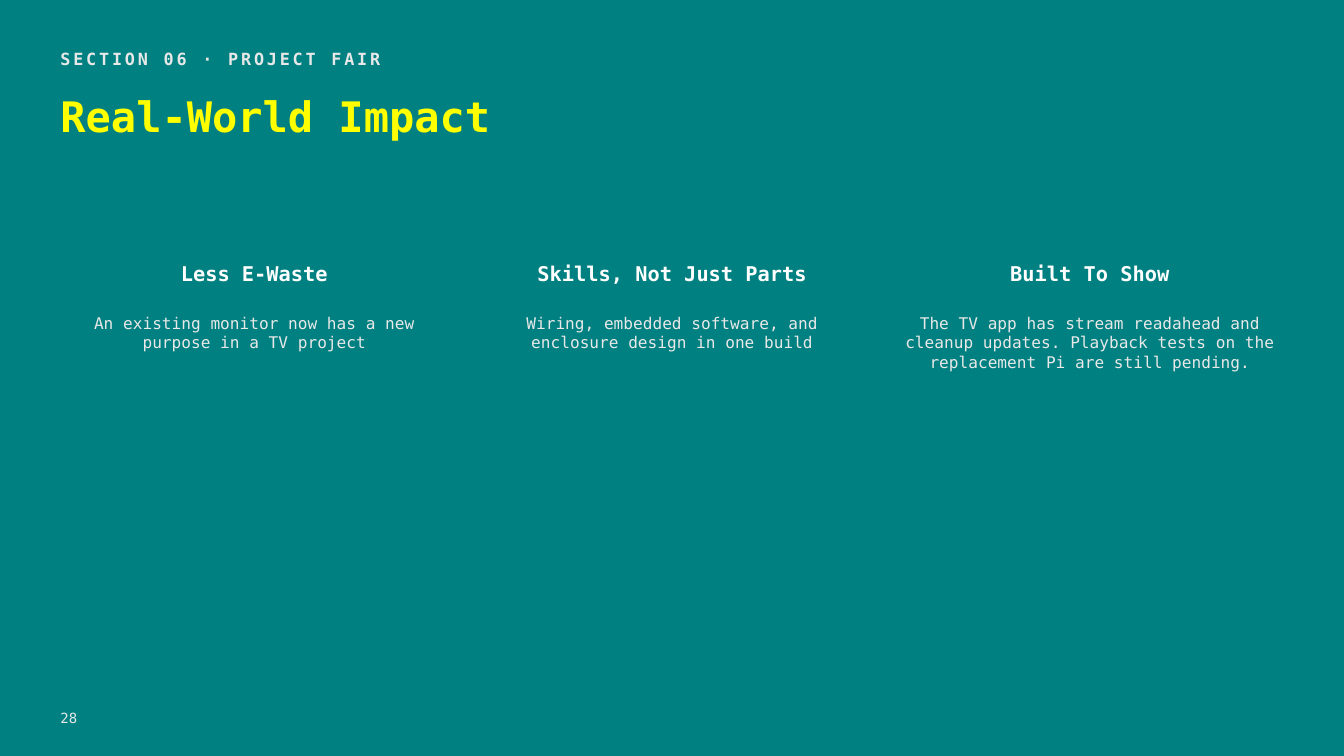
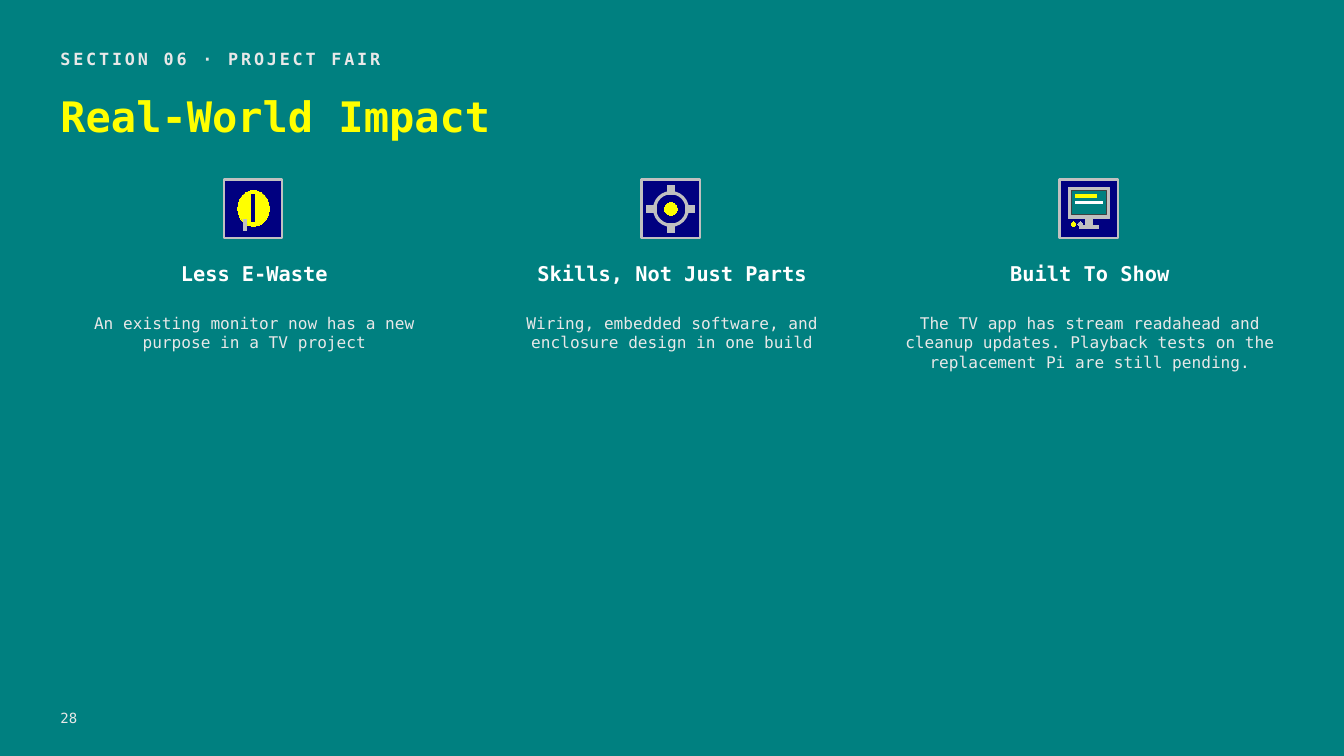
Before and after one commit to HaidarAli147/retro-tv, a slide deck: slide 28 of pptx_work/Retro-TV-Project-Fair-Deck.pptx. Drawn at 1344x756 pixels with LibreOffice and Linux fonts; fonts in the diff are those of the drawing. Boxes give left, top, right and bottom in pixels: in the first picture for what was removed or moved away, otherwise in the second. Text is boxed around its words. In the diff, an @@ line names an element or a change of style, - is before the commit and + after.

```diff
--- a/pptx_work/Retro-TV-Project-Fair-Deck.pptx
+++ b/pptx_work/Retro-TV-Project-Fair-Deck.pptx
@@ rectangle added at (224, 179, 282, 238), fill #000080, outline #C0C0C0 1.56 pt @@
@@ rectangle added at (641, 179, 700, 238), fill #000080, outline #C0C0C0 1.56 pt @@
@@ rectangle added at (1060, 179, 1118, 238), fill #000080, outline #C0C0C0 1.56 pt @@
@@ ellipse added at (238, 191, 269, 227), fill #FFFF00, outline #FFFF00 0 pt @@
@@ rectangle added at (252, 195, 254, 222), fill #000080, outline #000080 0 pt @@
@@ rectangle added at (647, 206, 657, 212), fill #C0C0C0, outline #C0C0C0 0 pt @@
@@ ellipse added at (654, 193, 687, 225), outline #C0C0C0 2.33 pt @@
@@ ellipse added at (664, 203, 678, 216), fill #FFFF00, outline #FFFF00 0 pt @@
@@ rectangle added at (667, 186, 674, 196), fill #C0C0C0, outline #C0C0C0 0 pt @@
@@ rectangle added at (686, 206, 696, 212), fill #C0C0C0, outline #C0C0C0 0 pt @@
@@ rectangle added at (1069, 188, 1110, 219), fill #C0C0C0, outline #C0C0C0 0.78 pt @@
@@ rectangle added at (1072, 191, 1107, 215), fill #008080, outline #404040 0.78 pt @@
@@ rectangle added at (1076, 195, 1097, 198), fill #FFFF00, outline #FFFF00 0 pt @@
@@ rectangle added at (1076, 202, 1103, 204), fill #FFFFFF, outline #FFFFFF 0 pt @@
@@ rectangle added at (243, 220, 246, 231), fill #C0C0C0, outline #C0C0C0 0 pt @@
@@ rectangle added at (667, 223, 674, 233), fill #C0C0C0, outline #C0C0C0 0 pt @@
@@ ellipse added at (1072, 222, 1076, 226), fill #FFFF00, outline #FFFF00 0 pt @@
@@ ellipse added at (1078, 222, 1082, 226), fill #C0C0C0, outline #C0C0C0 0 pt @@
@@ rectangle added at (1079, 225, 1098, 228), fill #C0C0C0, outline #C0C0C0 0 pt @@
@@ rectangle added at (1086, 219, 1092, 225), fill #C0C0C0, outline #C0C0C0 0 pt @@
```
Also in this commit, not shown: 13 other slides changed, 1 other file.
